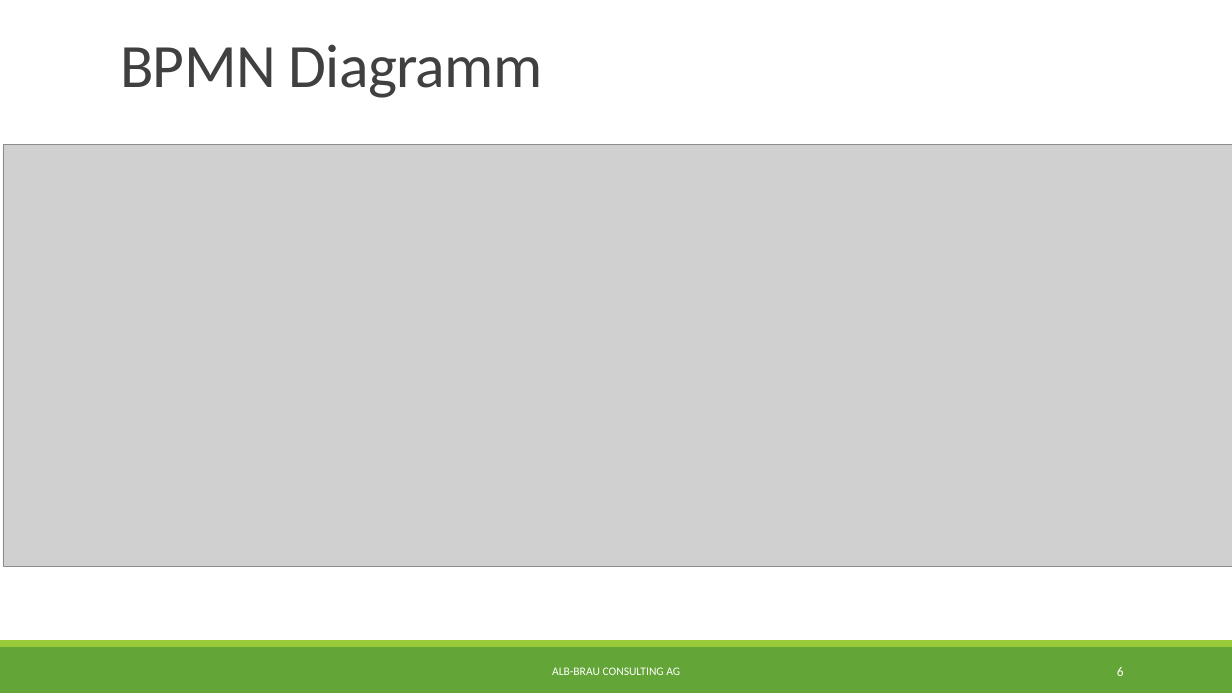
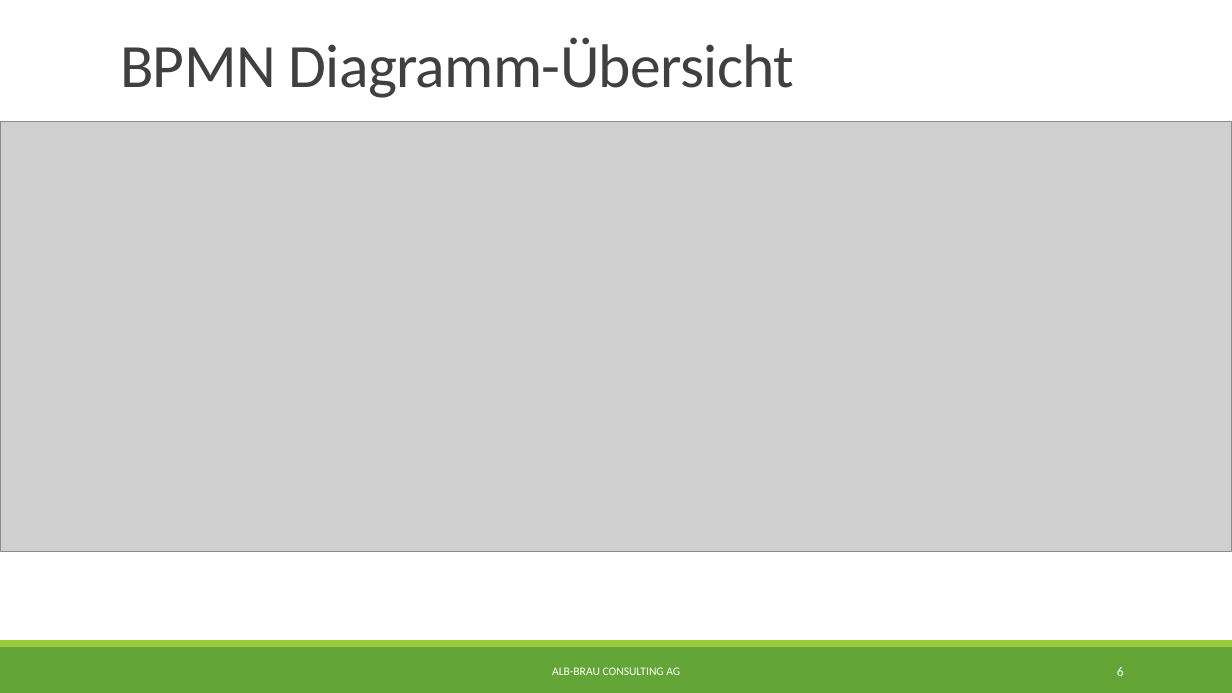
Before and after one commit to albae3333/DigitaleFabrik, a slide deck: slide 6 of Präsentation/Präsentation.pptx. Drawn at 1232x693 pixels with LibreOffice and Linux fonts; fonts in the diff are those of the drawing; grey boxes stand for pictures. Boxes give left, top, right and bottom in pixels: in the first picture for what was removed or moved away, otherwise in the second. Text is boxed around its words. In the diff, an @@ line names an element or a change of style, - is before the commit and + after.

```diff
--- a/Präsentation/Präsentation.pptx
+++ b/Präsentation/Präsentation.pptx
@@ title at <box>120,37,794,98</box>: text changed @@
-BPMN Diagramm
+BPMN Diagramm-Übersicht
@@ picture: place and size @@
-picture at <box>3,144,1232,566</box>
+picture at <box>0,122,1232,552</box>
```
Also in this commit, not shown: 4 other slides changed, 2 slides added.
